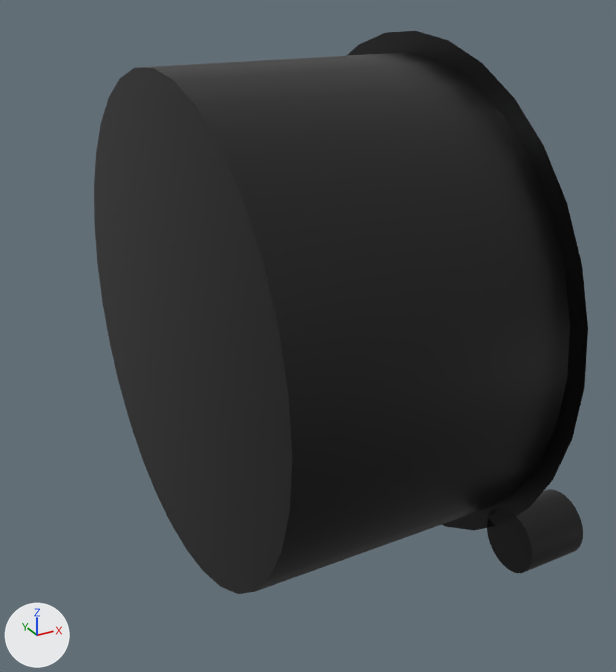
An edit to the Blender file Models/Interior/Panel/Instruments/alt/alt.blend, drawn before and after from the same camera.
The view is the same before and after, from a camera (50 mm lens) standing at (-0.0768, -0.1073, 0.0492) and looking at (-0.019, -0.0023, -0.0034). Arrows for +X, +Y and +Z are at lower left; the lights stay in place.

Names of what the first picture shows: 'Case', 'Knob'.
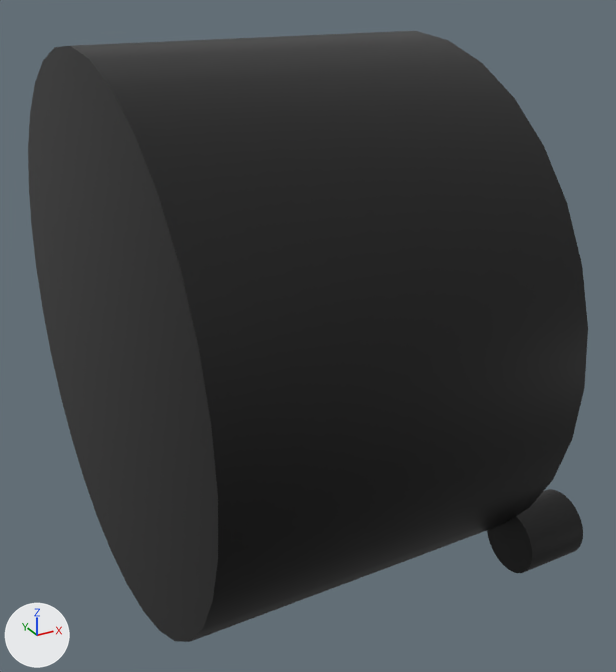
Where the change shows, as pixel boxes [x1, y1, x2, y2] in the pictures (616 x 672 px):
```json
{"object": "Case", "change": "reshaped", "before": [94, 31, 588, 594], "after": [28, 31, 588, 642], "on screen": "13% wider, 9% taller"}
{"part": 1, "of": "me_circle", "change": "added", "after": [28, 31, 588, 642], "on screen": "black"}
```

The change, as JSON lines over the scene's bpy script:
```json
{"block": "me_circle", "where": "# used by ob_case; location = (0.0, 0.0, 0.0)"}
{"op": "remove", "block": "me_circle", "code": "me_circle.from_pydata(...)  # 96 vertices, 65 faces; spans x -0.04..0.0, y -0.04..0.04, z -0.04..0.04"}
{"op": "add", "block": "me_circle", "code": "me_circle.from_pydata(...)  # 128 vertices, 98 faces; spans x -0.05..0.0, y -0.04..0.04, z -0.04..0.04"}
{"block": "me_circle", "change": "me_circle part 1"}
{"block": "me_circle", "change": "32 new vertices lie (-0.05, 0.0, 0.0) away from vertices in x 0.0, y -0.04..0.04, z -0.04..0.04"}
{"block": "me_circle", "change": "33 new faces join them"}
```
